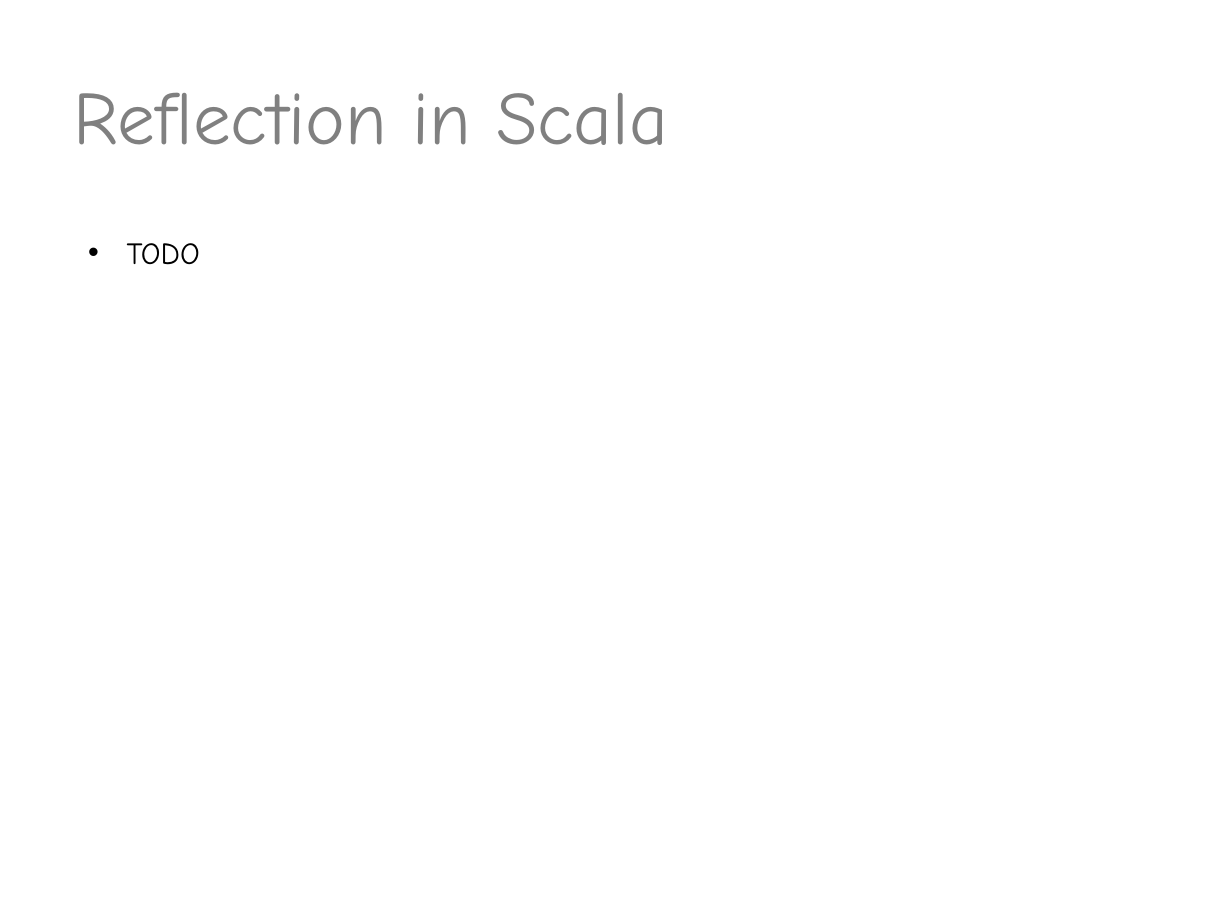
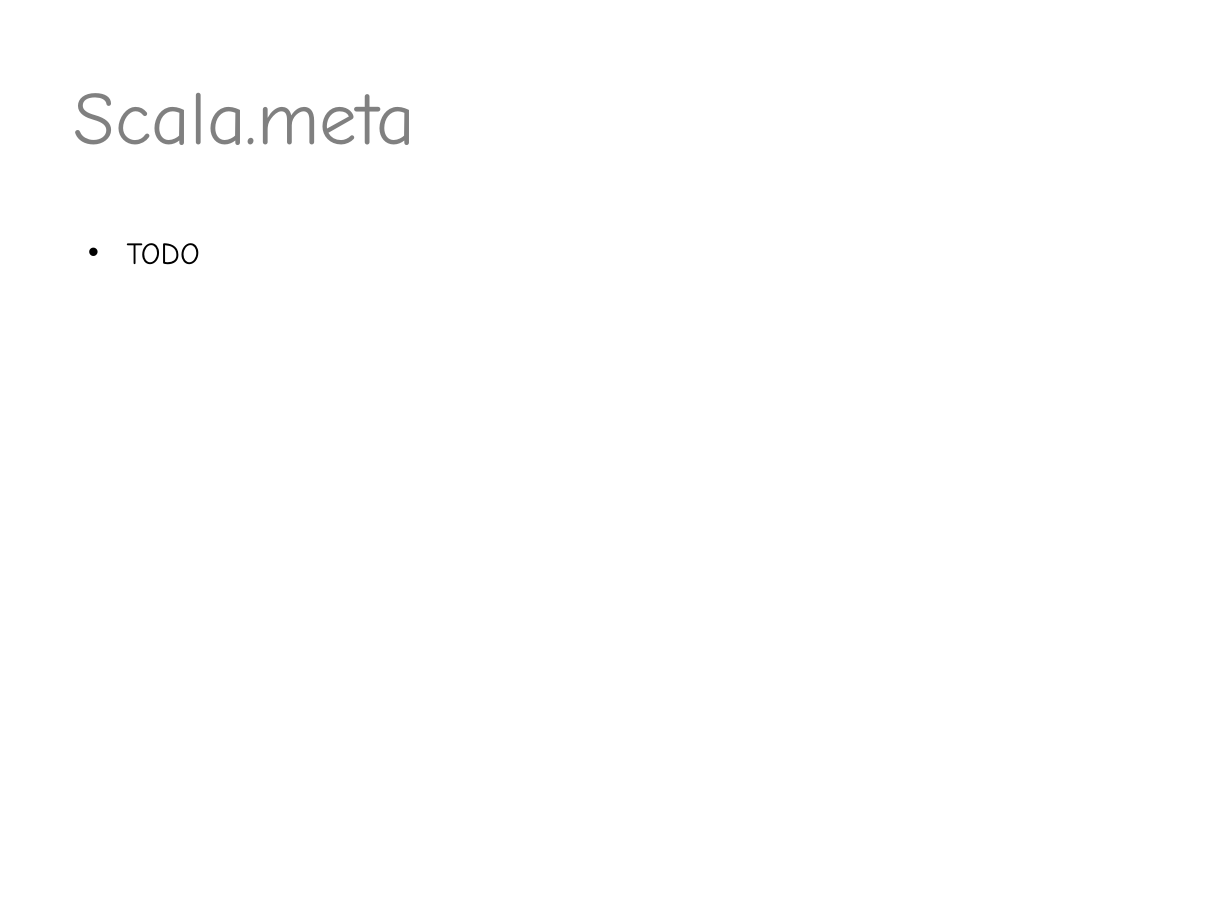
Before and after one commit to valdisxp1/scala-metaprograming-fun, a slide deck: slide 14 of Scala_metaprogramming.pptx (slide 12 before the commit). Drawn at 1232x924 pixels with LibreOffice and Linux fonts; fonts in the diff are those of the drawing. Boxes give left, top, right and bottom in pixels: in the first picture for what was removed or moved away, otherwise in the second. Text is boxed around its words. In the diff, an @@ line names an element or a change of style, - is before the commit and + after.

Commit message:
reflection

```diff
--- a/Scala_metaprogramming.pptx
+++ b/Scala_metaprogramming.pptx
@@ title at box(74, 93, 416, 145): text changed @@
-Reflection in Scala
+Scala.meta
```
Also in this commit, not shown: 1 slide added.
